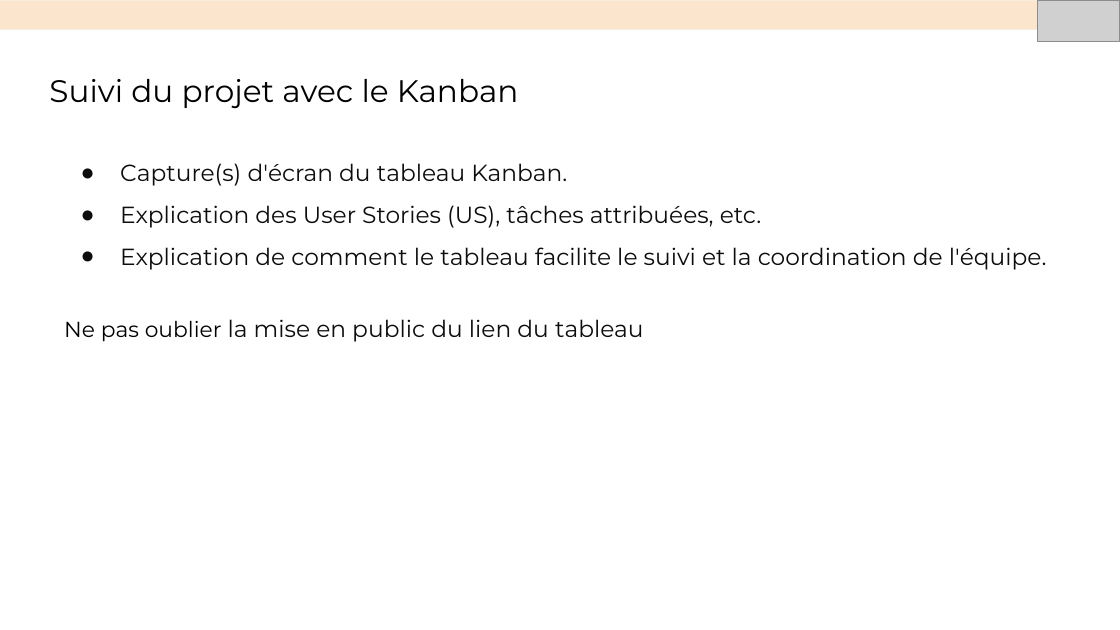
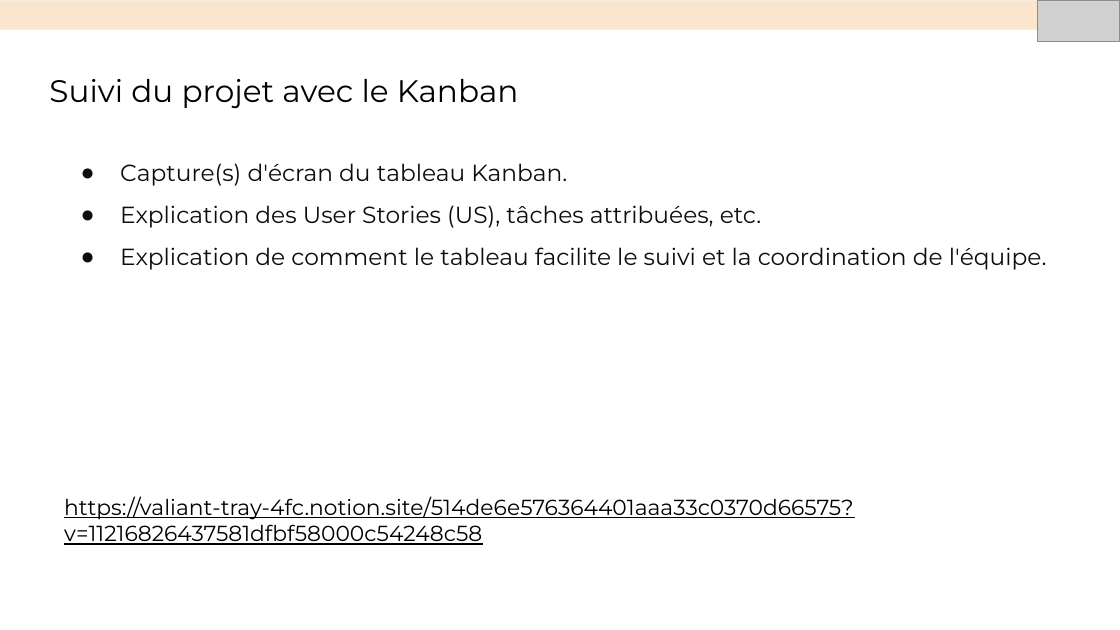
Before and after one commit to Buom01/oc-qwenta, a slide deck: slide 11 of Présenation Soufiane.odp (slide 6 before the commit). Drawn at 1120x630 pixels with LibreOffice and Linux fonts; fonts in the diff are those of the drawing; grey boxes stand for pictures. Boxes give left, top, right and bottom in pixels: in the first picture for what was removed or moved away, otherwise in the second. Text is boxed around its words. In the diff, an @@ line names an element or a change of style, - is before the commit and + after.

```diff
--- a/Présenation Soufiane.odp
+++ b/Présenation Soufiane.odp
@@ text at (64, 496, 853, 545): text changed; size 15 to 14 pt; text colour #0D0D0D to #000000 @@
-Ne pas oublier la mise en public du lien du tableau
+https://valiant-tray-4fc.notion.site/514de6e576364401aaa33c0370d66575?v=11216826437581dfbf58000c54248c58
```
Also in this commit, not shown: 4 other slides changed, 5 slides added.
